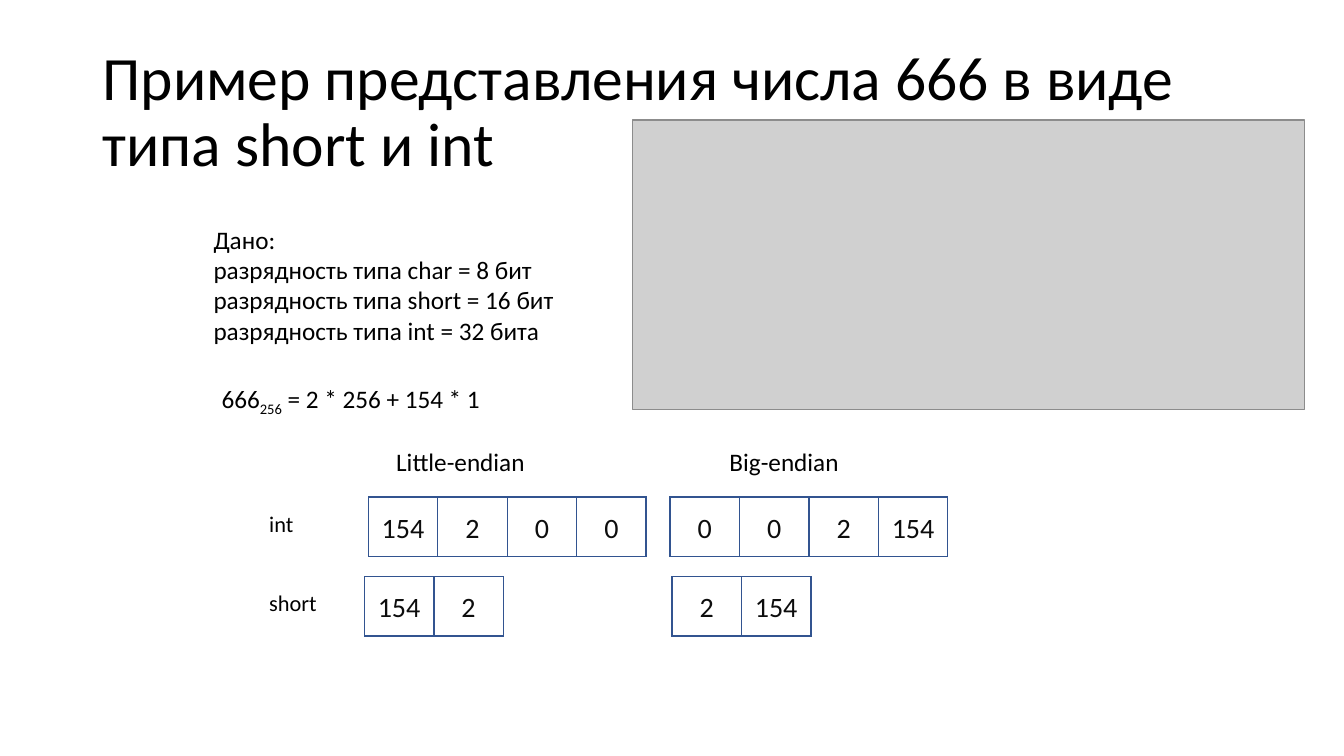
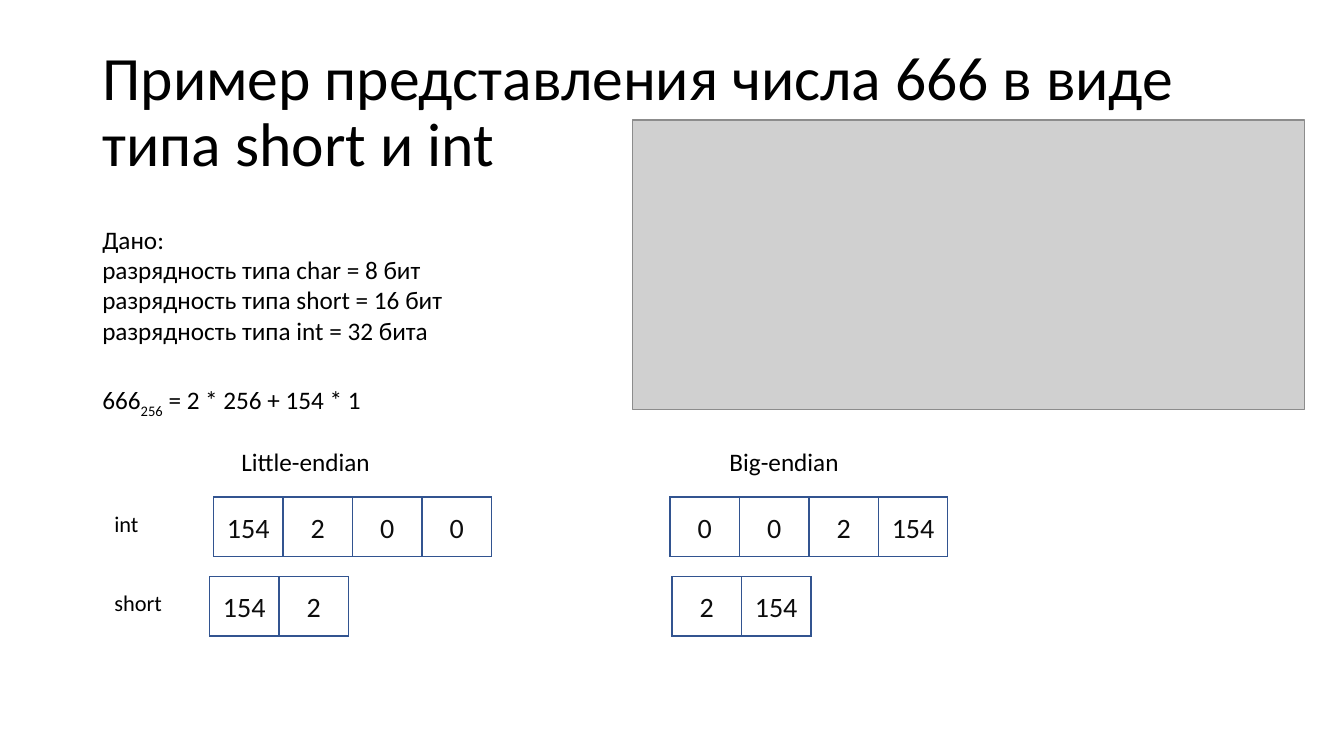
Before and after one commit to alexey-malov/oop, a slide deck: slide 9 of lectures/05/Указатели и динамическая память.pptx. Drawn at 1344x756 pixels with LibreOffice and Linux fonts; fonts in the diff are those of the drawing; grey boxes stand for pictures. Boxes give left, top, right and bottom in pixels: in the first picture for what was removed or moved away, otherwise in the second. Text is boxed around its words. In the diff, an @@ line names an element or a change of style, - is before the commit and + after.

```diff
--- a/lectures/05/Указатели и динамическая память.pptx
+++ b/lectures/05/Указатели и динамическая память.pptx
@@ text "Дано:": place and size @@
-text "Дано:" at (214, 232, 554, 344)
+text "Дано:" at (102, 232, 442, 344)
@@ text "666256 = 2 * 256 ...": place and size @@
-text "666256 = 2 * 256 ..." at (306, 391, 480, 409)
+text "666256 = 2 * 256 ..." at (187, 392, 361, 409)
@@ 6 rectangles, 3 texts: place and size @@
-6 rectangles, 3 texts at (269, 453, 646, 636)
+6 rectangles, 3 texts at (114, 453, 492, 636)
```
Also in this commit, not shown: 2 other slides changed, 5 slides added, 14 slides removed, 3 other files.
